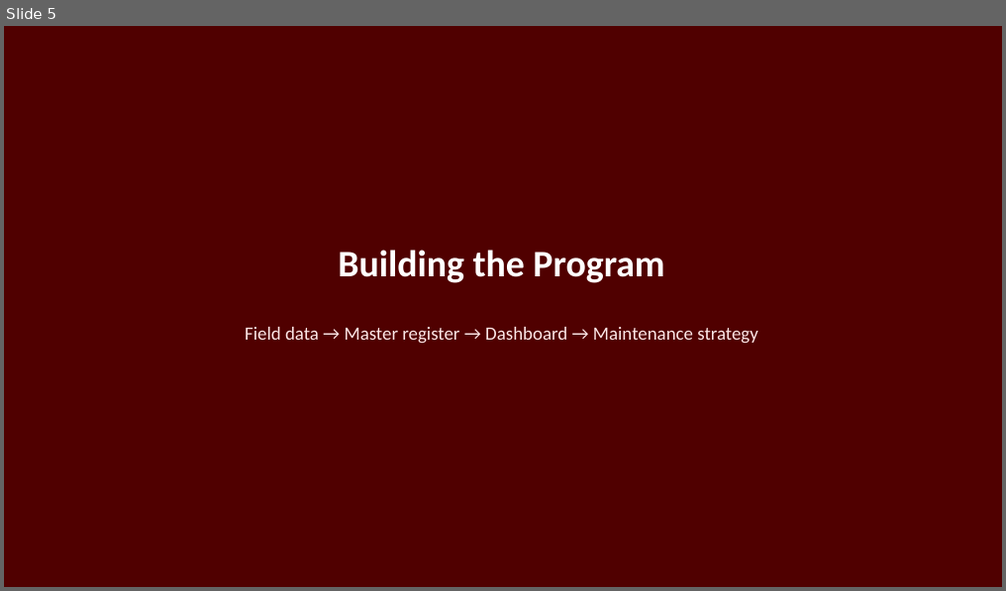
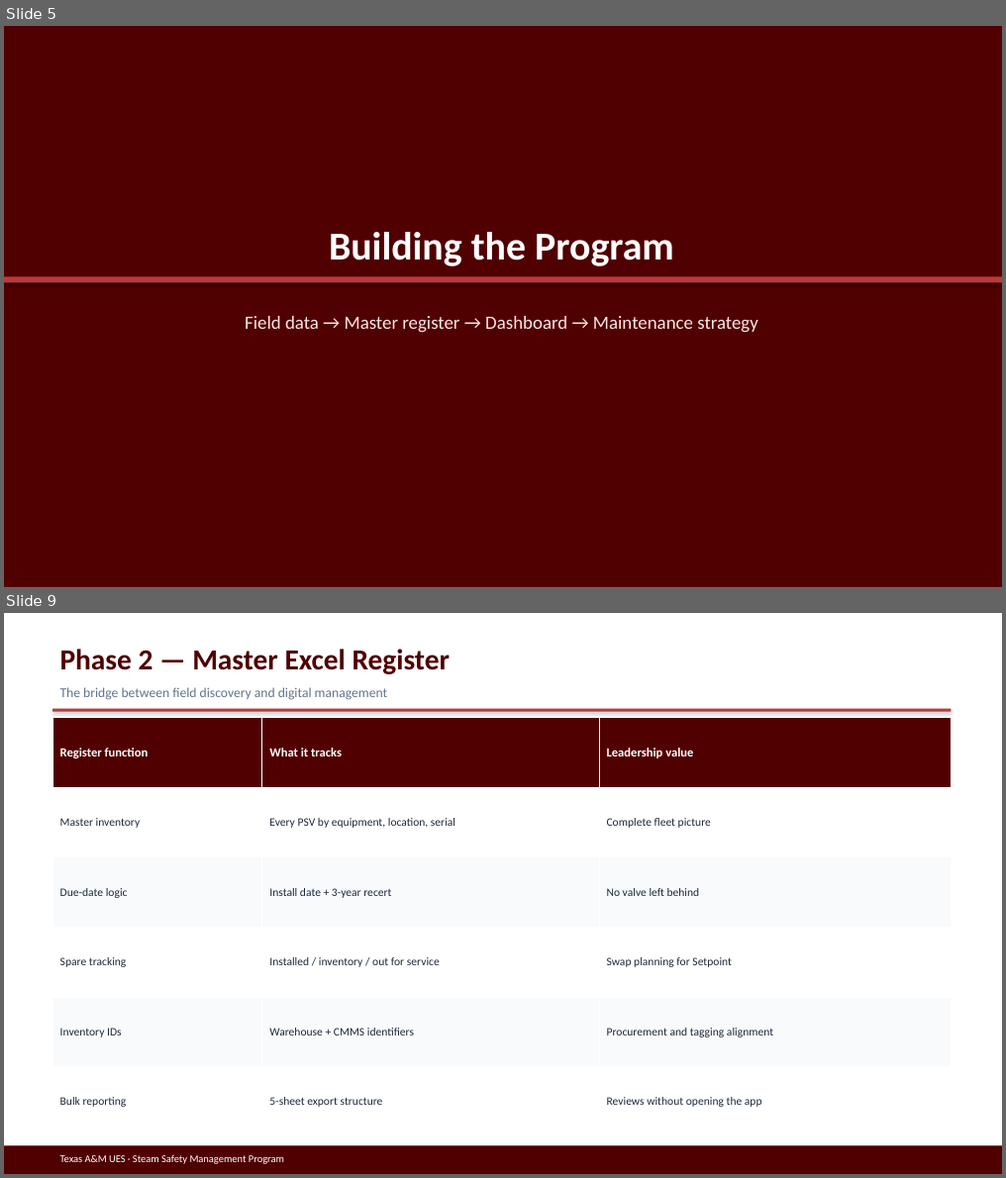
Before and after one commit to stavan12-a11y/PSV-Compliance-Tracking-Dashboard, a slide deck: docs/presentation/UES-Steam-Safety-Management-Program.pptx. Shown one above the other, each under a label of ours: slide 5 before the commit, slides 5 and 9 after it; the slides between them are not shown. The pictures are 1006x591 and 1006x1178 pixels, drawn with LibreOffice and Linux fonts; fonts in the diff are those of the drawing. Boxes give left, top, right and bottom in pixels: in the first picture for what was removed or moved away, otherwise in the second. Text is boxed around its words. In the diff, an @@ line names an element or a change of style, - is before the commit and + after.

```diff
--- a/docs/presentation/UES-Steam-Safety-Management-Program.pptx
+++ b/docs/presentation/UES-Steam-Safety-Management-Program.pptx
@@ slide 9 added at (4,613,1002,1174), background #FFFFFF @@
@@ text added at (60,649,450,674), 28 pt, text #500000, bold @@
+Phase 2 — Master Excel Register
@@ text added at (60,687,387,700), 13 pt, text #64748B @@
+The bridge between field discovery and digital management
@@ rectangle added at (53,709,951,712), fill #B83A3A @@
@@ table added at (53,718,951,1137), 6 rows, 3 columns @@
+Register function | What it tracks | Leadership value
+Master inventory | Every PSV by equipment, location, serial | Complete fleet picture
+Due-date logic | Install date + 3-year recert | No valve left behind
+Spare tracking | Installed / inventory / out for service | Swap planning for Setpoint
+Inventory IDs | Warehouse + CMMS identifiers | Procurement and tagging alignment
+Bulk reporting | 5-sheet export structure | Reviews without opening the app
@@ rectangle added at (4,1146,1002,1174), fill #500000 @@
@@ text added at (60,1156,284,1164), 10 pt, text #FFFFFF @@
+Texas A&M UES · Steam Safety Management Program
@@ slide 5 changed as well @@
@@ text "Building the Program": place and size @@
-text "Building the Program" at (338,250,664,283)
+text "Building the Program" at (329,232,674,267)
@@ text "Building the Program" at (329,232,674,267): size 36 to 38 pt @@
@@ rectangle added at (4,276,1002,282), fill #B83A3A @@
@@ text "Field data → Master register ...": place and size @@
-text "Field data → Master register ..." at (245,327,758,344)
+text "Field data → Master register ..." at (245,316,758,333)
```
Also in this commit, not shown: 16 other slides changed, 8 other slides added, 9 slides removed, 5 other files.
